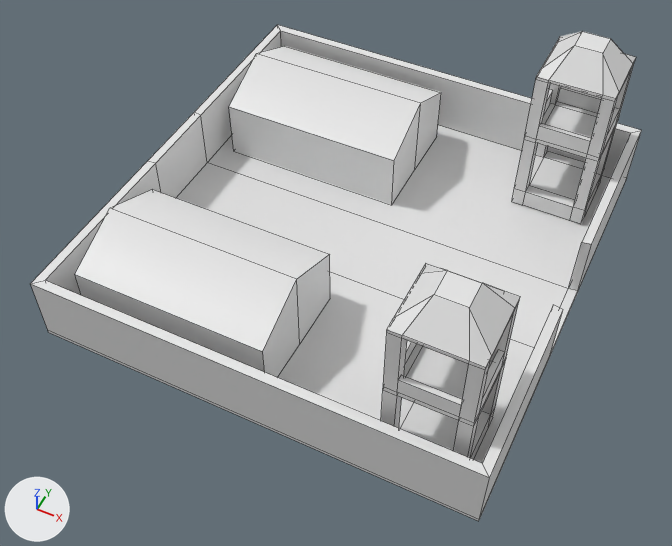
One commit to the FBX model Assets/Models/Base/Human/BarracksBase.fbx: the scene before it, then after it.
Rendered twice from a 50 mm camera at (11.7, 100.2, 35.8) aimed at (-1.8, 127.4, 1.8). The axes (+X, +Y, +Z) are drawn at lower left. The lights are the same throughout. Mesh edges are drawn as thin lines. Materials are left out; every surface is plain grey. Where no turn or scale is listed for an object, it has been applied to the vertices.

The scene before the commit, as lines of its bpy script (objects in view):
```python
me_mesh = bpy.data.meshes.new('Mesh')
me_mesh.from_pydata(...)  # 300 vertices, 300 faces; spans x -11.2..11.2, y -11.7..11.7, z -0.2..9.9
ob_barracksbase = bpy.data.objects.new('BarracksBase', me_mesh)
ob_barracksbase.location = (-2.27, 130.93, 0.0)
```
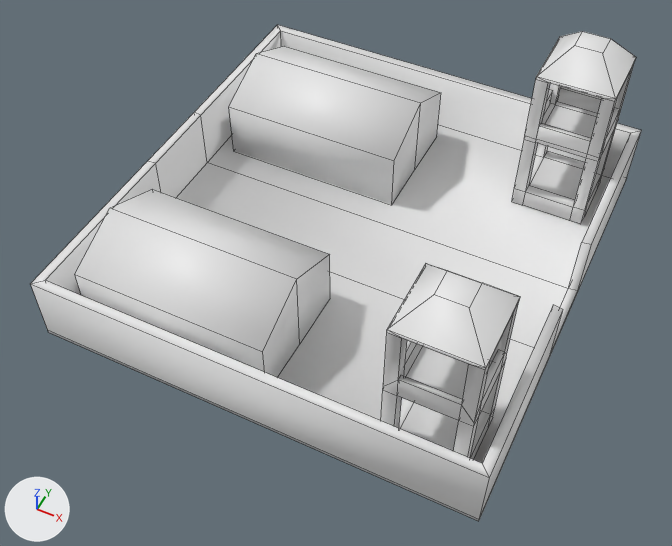
The newer file is also turned or shifted as a whole; pictures and numbers use the older file's frame.

The change in detail:
me_mesh is used by ob_barracksbase; location (-2.27, 130.93, 0.0).
me_mesh had 300 vertices, 300 faces and spanned x -11.2..11.2, y -11.7..11.7, z -0.2..9.9.
me_mesh now has 272 vertices, 286 faces and spans x -11.2..11.2, y -11.7..11.7, z -0.2..9.9.
Part 1, on me_mesh:
14 vertices are removed from x 6.0..10.0, y -10.5..-6.8, z 4.8..8.5.
50 faces are deleted.
43 new faces join them.
Part 2, on me_mesh:
14 vertices are removed from x 6.0..10.0, y 6.9..10.6, z 4.8..8.5.
50 faces are deleted.
43 new faces join them.
me_mesh part 3: the surface is now shaded smooth.

Where the change shows, as pixel boxes (x1, y1, x2, y2) in the pictures (672 x 546 px; the box of a moved part takes in the faces that stretch with it):
part 1 of me_mesh, moved or reshaped
    both: (383, 263, 520, 427)
part 2 of me_mesh, moved or reshaped
    both: (536, 32, 636, 159)
